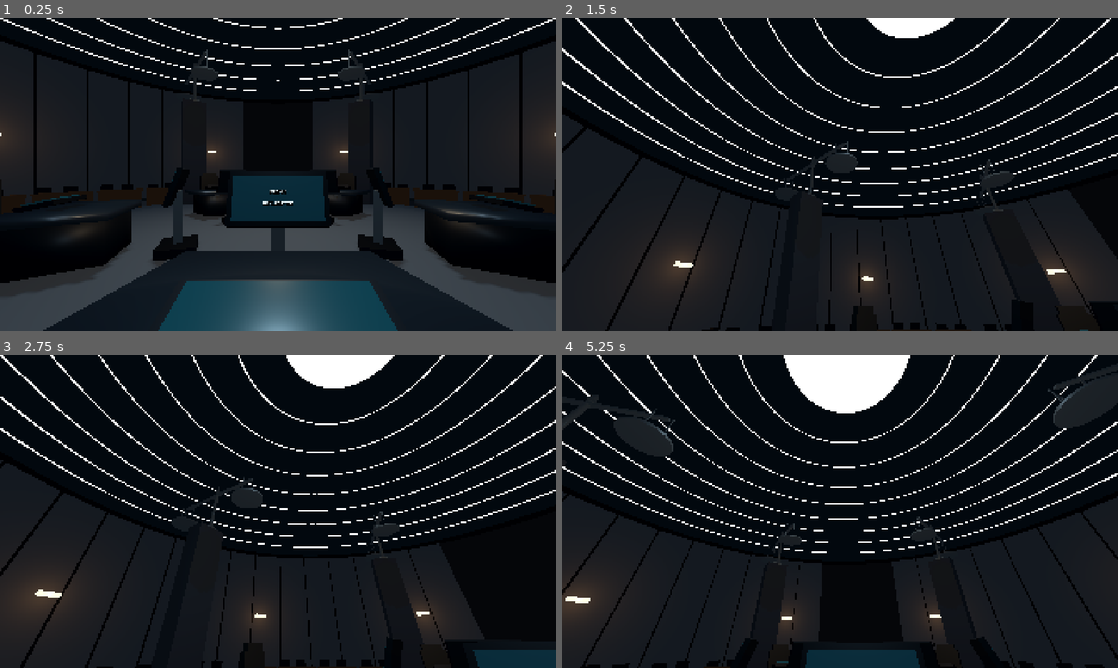
Above: before the commit, frames 1-4 (two rows, left to right).
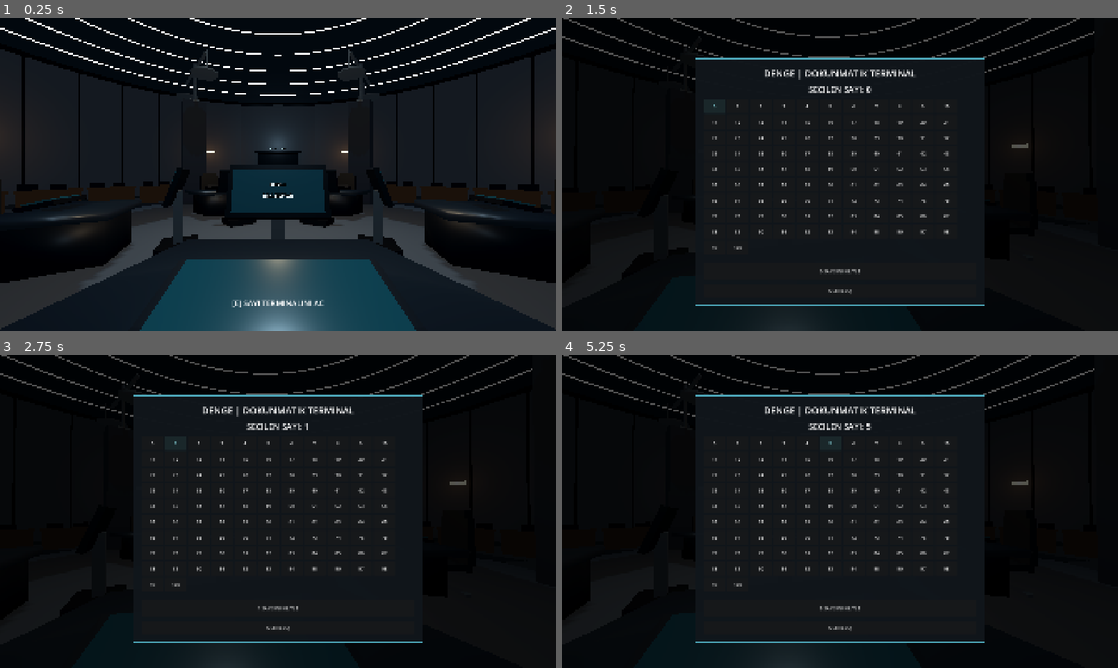
Above: after the commit, the same moments.

Repository: SerkanAydin06/DENGE
Game: Godot game, scene res://scenes/game_room.tscn
Same seed, same stepped clock (60 frames per second), same inputs: the game is played once before the commit and once after it.
Inputs (mouse positions are in pixels of both pictures, inside the frame that each line leads up to):
- Up to frame 1 (0.25 s): no input
- Up to frame 2 (1.5 s): tap Enter at 0.5 s; move the mouse to (867, 174) at 0.52 s; tap E at 0.6 s; click (867, 174) at 0.67 s; click (712, 105) at 1.25 s, where only the run after the commit has a clickable "0"
- Up to frame 3 (2.75 s): click (177, 442) at 2 s, where only the run after the commit has a clickable "1"
- Up to frame 4 (5.25 s): click (762, 442) at 2.75 s, where only the run after the commit has a clickable "2"; click (784, 442) at 3.5 s, where only the run after the commit has a clickable "3"; click (806, 442) at 4.25 s, where only the run after the commit has a clickable "4"; click (828, 442) at 5 s, where only the run after the commit has a clickable "5"

The runs differ from the first frame. In frame 1, 18% of the frame differs, in the area x 0-100%, y 0-100%; in frame 2, 16%; in frame 3, 17%; in frame 4, 20%.

Commit message:
Enlarge circular courtroom, center symmetric seats, and install recessed double-door entrance

Diff:
--- a/scenes/game_room.tscn
+++ b/scenes/game_room.tscn
@@ -5,6 +5,7 @@
 [ext_resource type="PackedScene" uid="uid://ilbrc3b3vapx" path="res://scenes/center_platform.tscn" id="3_platform"]
 [ext_resource type="PackedScene" uid="uid://c2764vuxhopfy" path="res://scenes/props/player_station.tscn" id="4_station"]
 [ext_resource type="PackedScene" path="res://scenes/ui/number_terminal_ui.tscn" id="7_ui"]
+[ext_resource type="PackedScene" path="res://scenes/props/entrance_door.tscn" id="8_door"]
 
 [sub_resource type="Environment" id="RoomEnvironment"]
 background_mode = 1
@@ -17,6 +18,11 @@
 script = ExtResource("1_script")
 
 [node name="RoomShell" parent="." unique_id=2019316433 instance=ExtResource("2_shell")]
+scale = Vector3(1.16, 1.06, 1.16)
+
+[node name="EntranceDoor" parent="." instance=ExtResource("8_door")]
+position = Vector3(0, 0, -20.184)
+scale = Vector3(1.16, 1.06, 1.16)
 
 [node name="CenterPlatform" parent="." unique_id=2019031299 instance=ExtResource("3_platform")]
 
@@ -24,7 +30,7 @@
 transform = Transform3D(1, 0, 0, 0, 1, 0, 0, 0, 1, 0, 0.6, 0)
 
 [node name="PlayerStation_1" parent="Arena" unique_id=880450430 instance=ExtResource("4_station")]
-transform = Transform3D(1, 0, 0, 0, 1, 0, 0, 0, 1, 0, -0.086974144, 4.25)
+transform = Transform3D(1, 0, 0, 0, 1, 0, 0, 0, 1, 0, 0, 4.25)
 
 [node name="PlayerStation_2" parent="Arena" unique_id=1932574071 instance=ExtResource("4_station")]
 transform = Transform3D(0.30901697, 0, 0.95105654, 0, 1, 0, -0.95105654, 0, 0.30901697, 4.04199, 0, 1.31332)
@@ -48,11 +54,11 @@
 environment = SubResource("RoomEnvironment")
 
 [node name="DomeSpot" type="SpotLight3D" parent="Lighting" unique_id=744012247]
-transform = Transform3D(1, 0, 0, 0, -4.371139e-08, 1, 0, -1, -4.371139e-08, 0, 13.9, 0)
+transform = Transform3D(1, 0, 0, 0, -4.371139e-08, 1, 0, -1, -4.371139e-08, 0, 15.5, 0)
 light_color = Color(0.78, 0.91, 0.99, 1)
 light_energy = 3.0
 shadow_enabled = true
-spot_range = 19.0
+spot_range = 22.0
 spot_angle = 43.0
 
 [node name="WarmScaleFocus" type="OmniLight3D" parent="Lighting" unique_id=1785794833]
